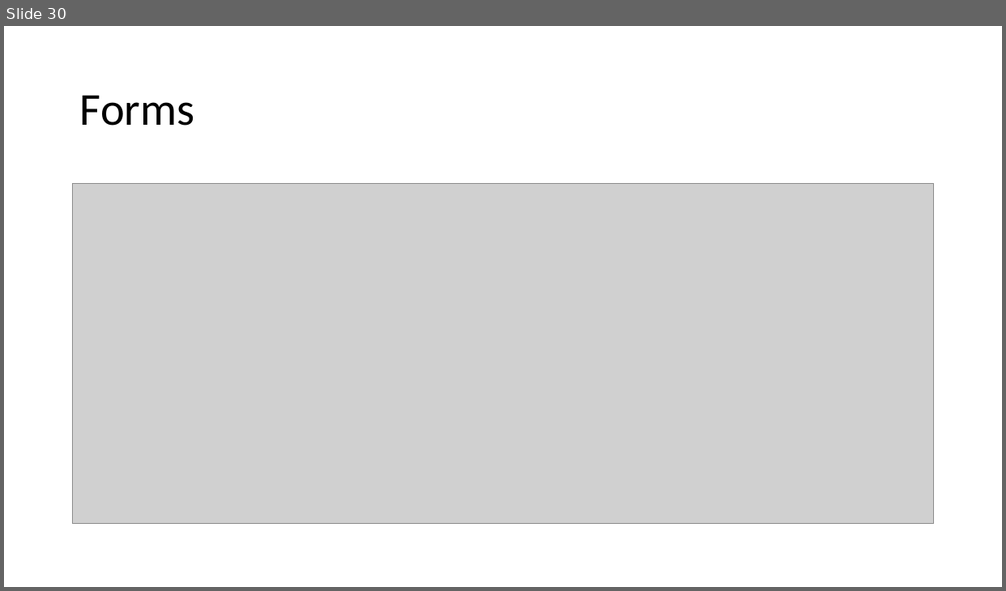
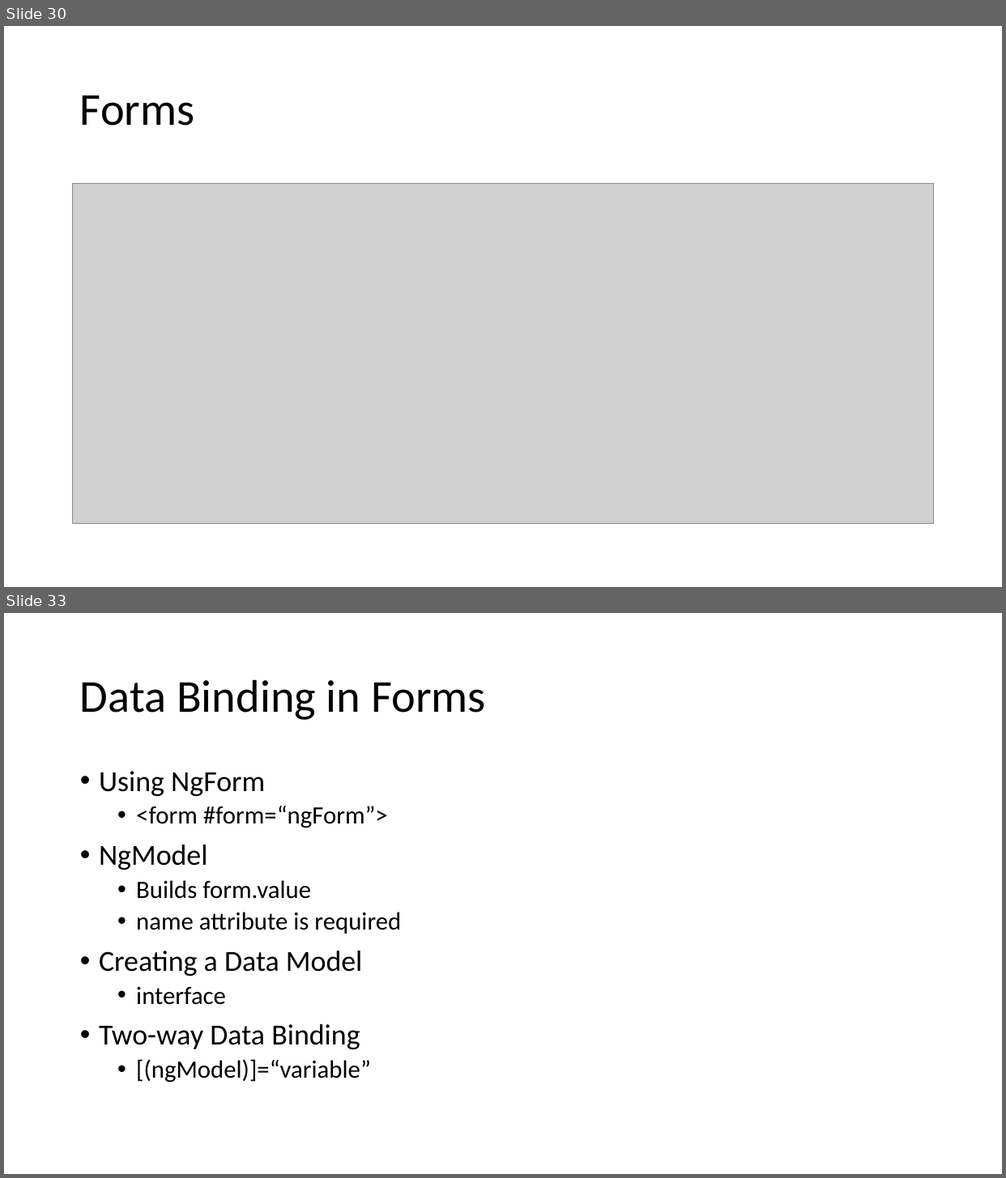
Before and after one commit to sitaramgarlapati/angularDemo, a slide deck: slides/Ang Sessions.pptx. Shown one above the other, each under a label of ours: slide 30 before the commit, slides 30 and 33 after it; the slides between them are not shown. The pictures are 1006x591 and 1006x1178 pixels, drawn with LibreOffice and Linux fonts; fonts in the diff are those of the drawing; grey boxes stand for pictures. Boxes give left, top, right and bottom in pixels: in the first picture for what was removed or moved away, otherwise in the second. Text is boxed around its words. In the diff, an @@ line names an element or a change of style, - is before the commit and + after.

Commit message:
added forms examples

```diff
--- a/slides/Ang Sessions.pptx
+++ b/slides/Ang Sessions.pptx
@@ slide 33 added at (x1=4, y1=613, x2=1002, y2=1174), background #FFFFFF @@
@@ title added at (x1=80, y1=679, x2=486, y2=720), 44 pt, text #000000 @@
+Data Binding in Forms
@@ text added at (x1=99, y1=771, x2=401, y2=1083), 24 pt, text #000000 @@
+• Using NgForm
+  • <form #form=“ngForm”>
+• NgModel
+  • Builds form.value
+  • name attribute is required
+• Creating a Data Model
+  • interface
+• Two-way Data Binding
+  • [(ngModel)]=“variable”
```
Also in this commit, not shown: 6 slides changed, 4 other slides added, 10 other files.
